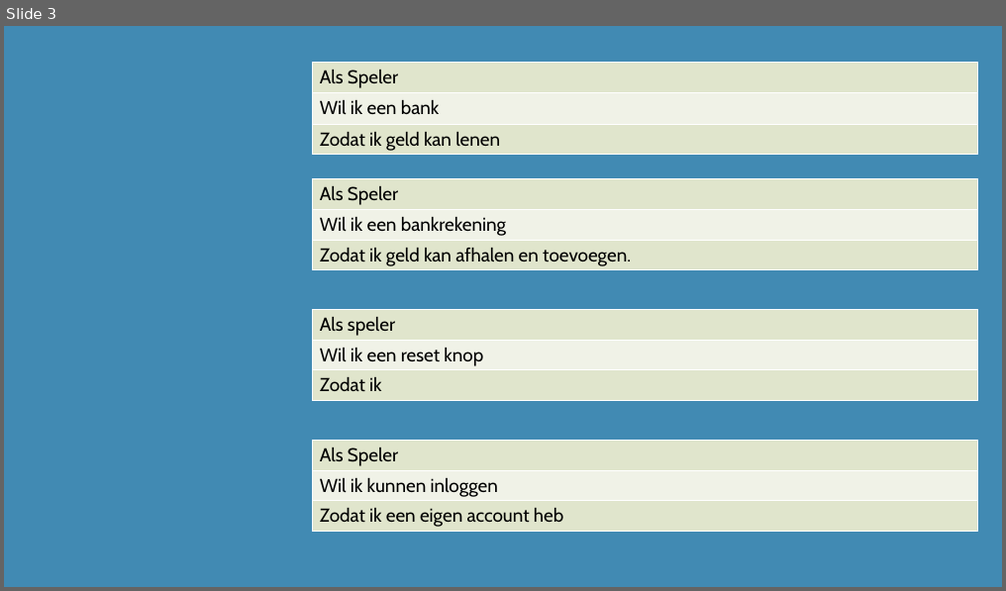
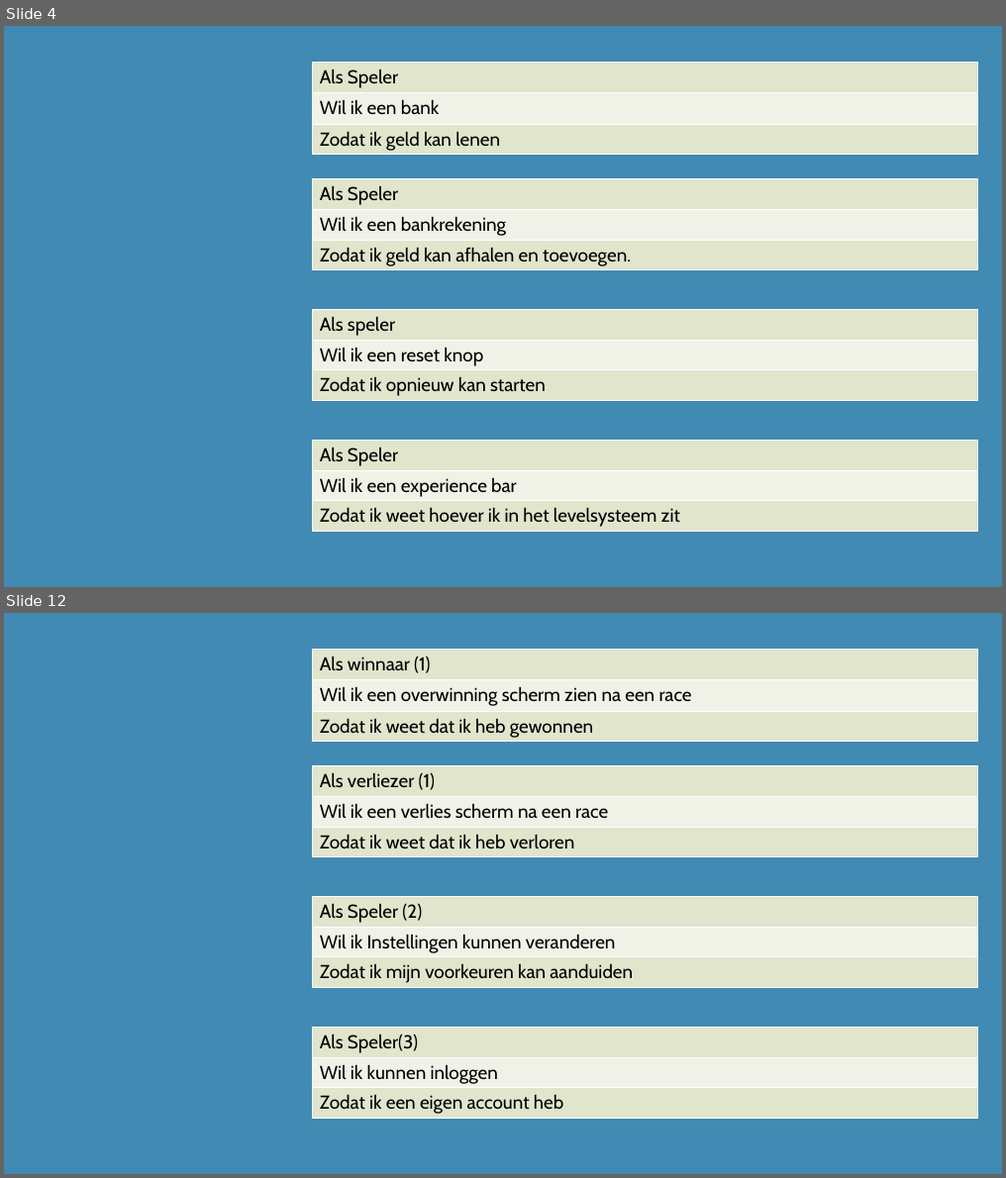
Before and after one commit to DiangeloHaaze/paardenrace, a slide deck: UserStories.pptx. Shown one above the other, each under a label of ours: slide 3 before the commit, slides 4 and 12 after it; the slides between them are not shown. The pictures are 1006x591 and 1006x1178 pixels, drawn with LibreOffice and Linux fonts; fonts in the diff are those of the drawing. Boxes give left, top, right and bottom in pixels: in the first picture for what was removed or moved away, otherwise in the second. Text is boxed around its words. In the diff, an @@ line names an element or a change of style, - is before the commit and + after.

```diff
--- a/UserStories.pptx
+++ b/UserStories.pptx
@@ slide 12 added at (x1=4, y1=613, x2=1002, y2=1174), background #418AB3 @@
@@ table added at (x1=313, y1=650, x2=978, y2=742), 3 rows, 1 columns @@
+Als winnaar (1)
+Wil ik een overwinning scherm zien na een race
+Zodat ik weet dat ik heb gewonnen
@@ table added at (x1=313, y1=766, x2=978, y2=858), 3 rows, 1 columns @@
+Als verliezer (1)
+Wil ik een verlies scherm na een race
+Zodat ik weet dat ik heb verloren
@@ table added at (x1=313, y1=897, x2=978, y2=988), 3 rows, 1 columns @@
+Als Speler (2)
+Wil ik Instellingen kunnen veranderen
+Zodat ik mijn voorkeuren kan aanduiden
@@ table added at (x1=313, y1=1027, x2=978, y2=1118), 3 rows, 1 columns @@
+Als Speler(3)
+Wil ik kunnen inloggen
+Zodat ik een eigen account heb
@@ what was slide 3 is now slide 4 @@
@@ slide 4 changed as well @@
@@ table at (x1=313, y1=310, x2=978, y2=401) @@
-row 3, column 1: Zodat ik
+row 3, column 1: Zodat ik opnieuw kan starten
@@ table at (x1=313, y1=440, x2=978, y2=531) @@
-row 2, column 1: Wil ik kunnen inloggen
+row 2, column 1: Wil ik een experience bar
-row 3, column 1: Zodat ik een eigen account heb
+row 3, column 1: Zodat ik weet hoever ik in het levelsysteem zit
```
Also in this commit, not shown: 1 other slide changed, 27 other slides added.
